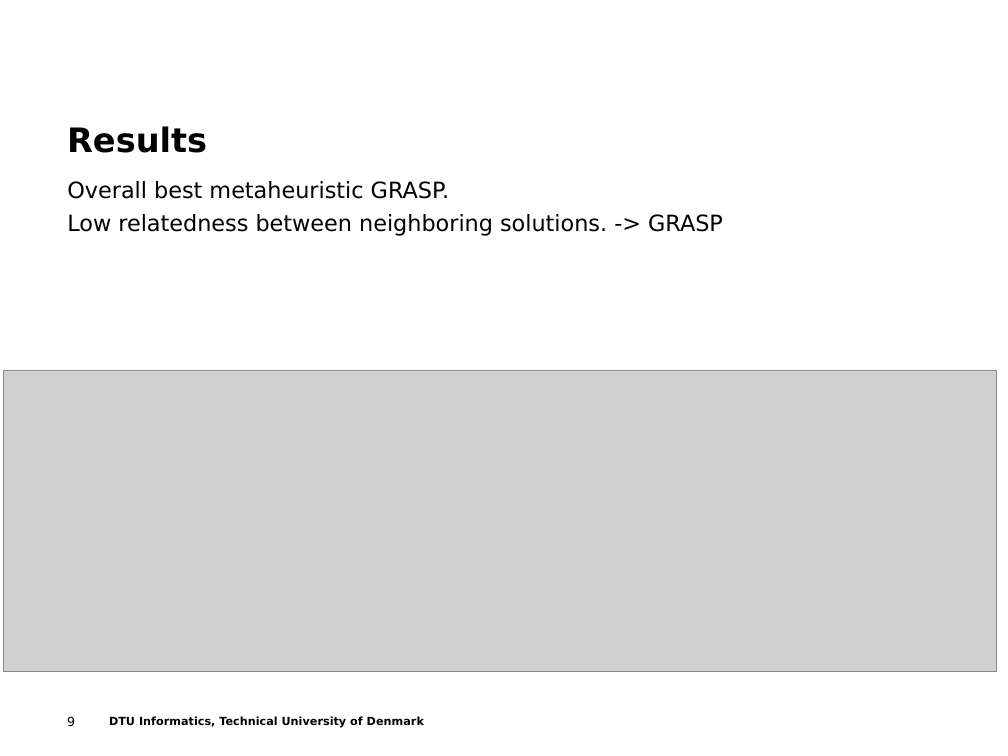
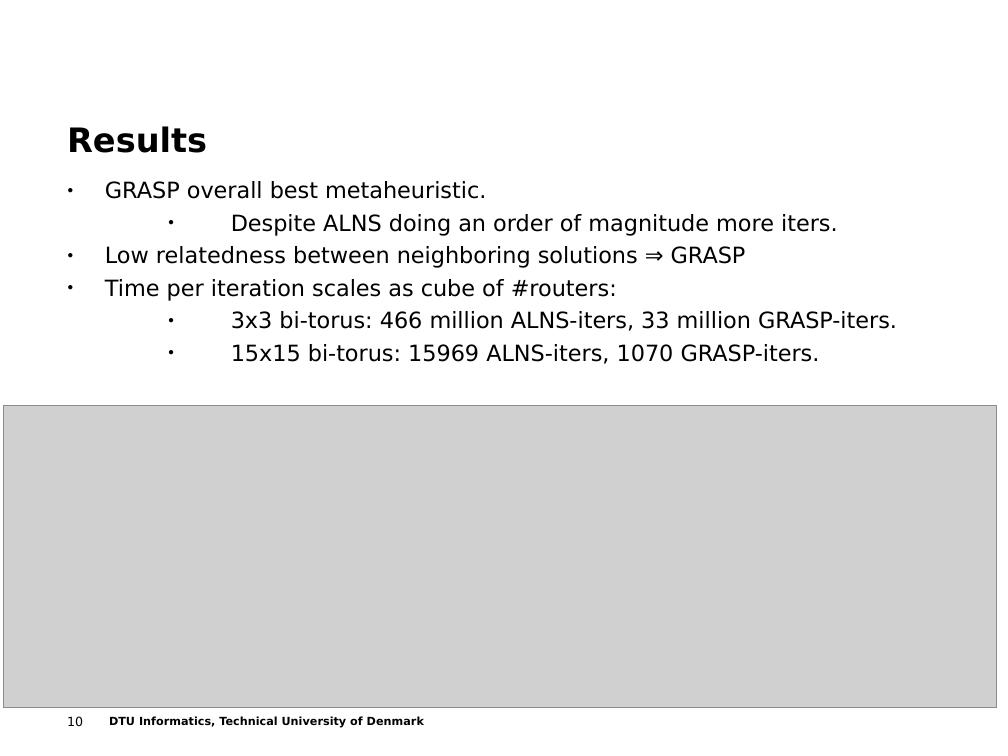
Before and after one commit to t-crest/poseidon, a slide deck: slide 10 of Report/eume_presentation.ppt (slide 9 before the commit). Drawn at 1008x756 pixels with LibreOffice and Linux fonts; fonts in the diff are those of the drawing; grey boxes stand for pictures; background and template pictures are left out. Boxes give left, top, right and bottom in pixels: in the first picture for what was removed or moved away, otherwise in the second. Text is boxed around its words. In the diff, an @@ line names an element or a change of style, - is before the commit and + after.

```diff
--- a/Report/eume_presentation.ppt
+++ b/Report/eume_presentation.ppt
@@ text at <box>105,181,897,364</box>: text changed @@
-Overall best metaheuristic GRASP.
-Low relatedness between neighboring solutions. -> GRASP
+● GRASP overall best metaheuristic.
+  ● Despite ALNS doing an order of magnitude more iters.
+● Low relatedness between neighboring solutions ⇒ GRASP
+● Time per iteration scales as cube of #routers:
+  ● 3x3 bi-torus: 466 million ALNS-iters, 33 million GRASP-iters.
+  ● 15x15 bi-torus: 15969 ALNS-iters, 1070 GRASP-iters.
@@ picture: place and size @@
-picture at <box>4,370,997,671</box>
+picture at <box>4,406,997,708</box>
@@ page number at <box>67,716,83,726</box>: text changed @@
-9
+10
```
Also in this commit, not shown: 10 other slides changed.
